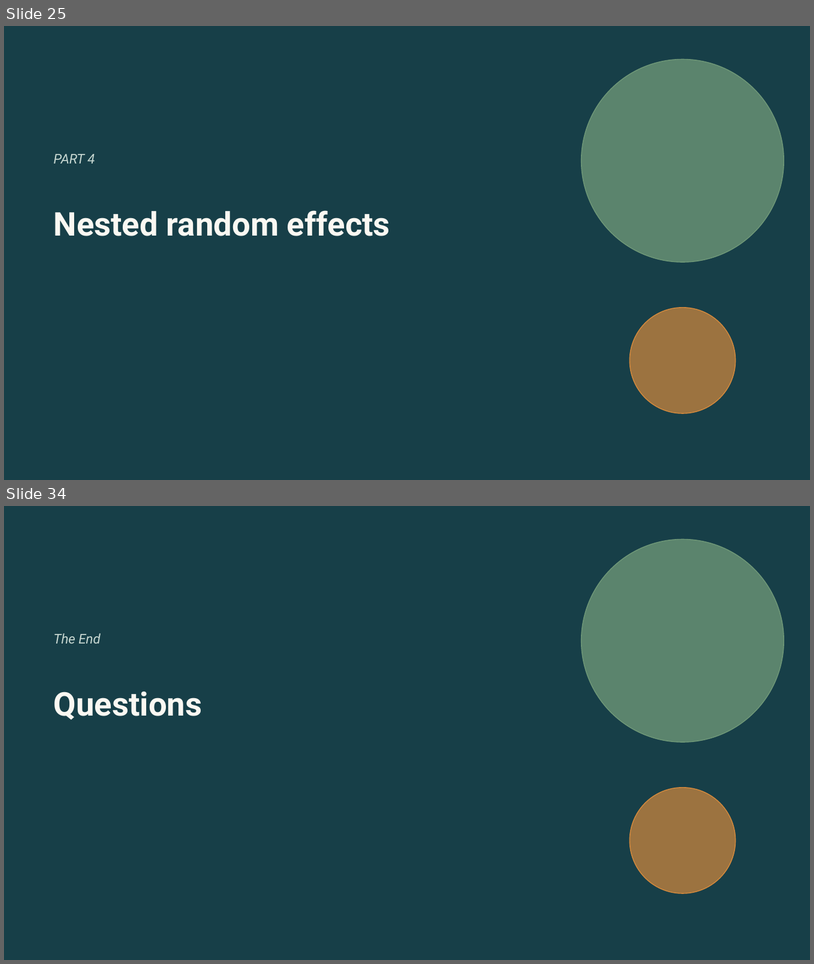
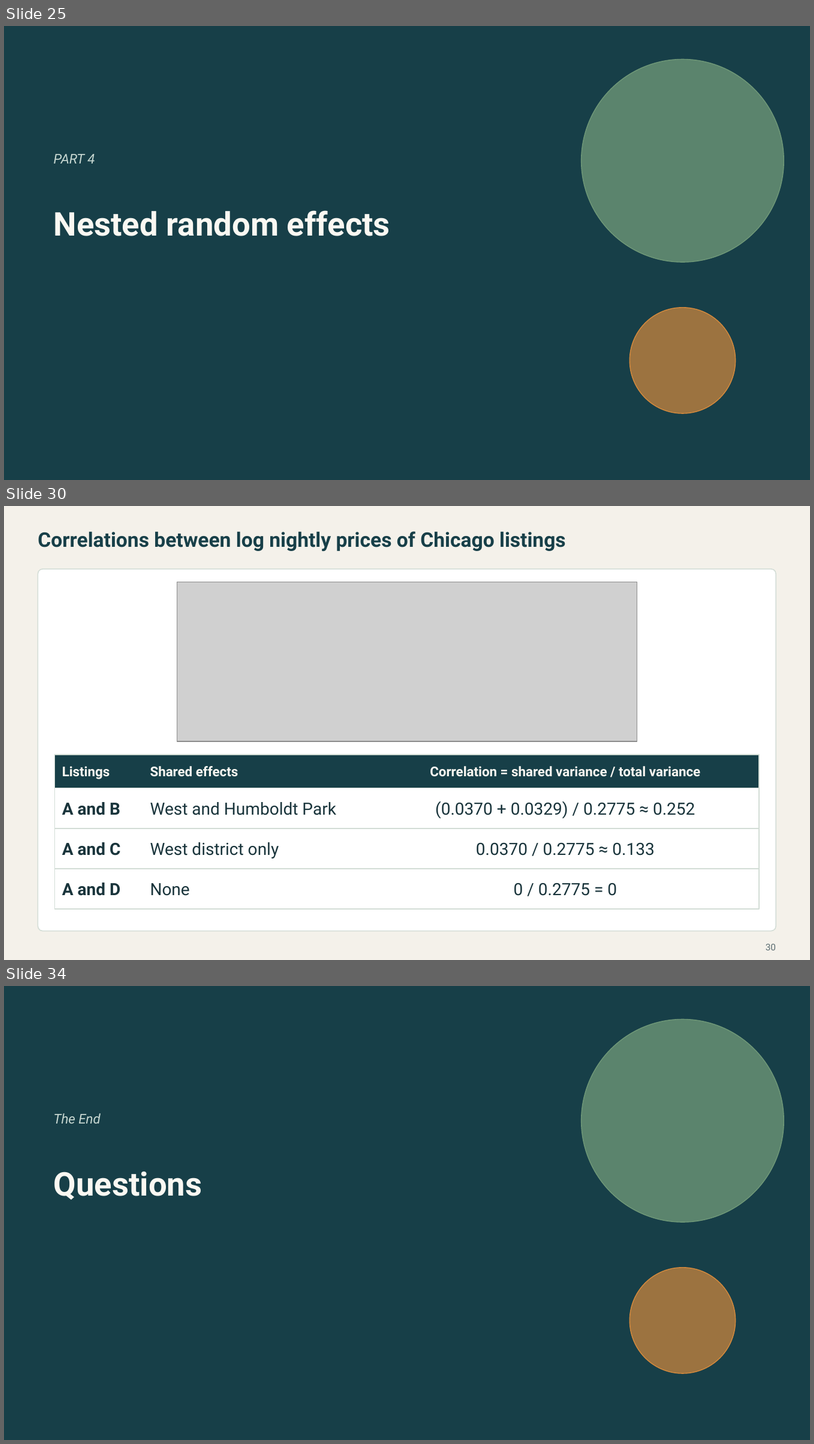
Before and after one commit to Postmus/BeyondMLR, a slide deck: lectures_2627/week3/Beyond_MLR_Week_3.pptx. Shown one above the other, each under a label of ours: slides 25 and 34 before the commit, slides 25, 30 and 34 after it; the slides between them are not shown. The pictures are 814x964 and 814x1444 pixels, drawn with LibreOffice and Linux fonts; fonts in the diff are those of the drawing; grey boxes stand for pictures. Boxes give left, top, right and bottom in pixels: in the first picture for what was removed or moved away, otherwise in the second. Text is boxed around its words. In the diff, an @@ line names an element or a change of style, - is before the commit and + after.

Commit message:
Focus Week 3 Airbnb labs and lecture on entire homes
Center capacity at four guests and compare four- and five-guest homes at WalkScores 85 and 91. Update the nested-model results and show neighborhood WalkScores by district.

```diff
--- a/lectures_2627/week3/Beyond_MLR_Week_3.pptx
+++ b/lectures_2627/week3/Beyond_MLR_Week_3.pptx
@@ slide 30 added at (4,506,810,960), background #F4F1EA @@
@@ text added at (38,531,566,551), 24 pt, text #173F48, bold @@
+Correlations between log nightly prices of Chicago listings
@@ rounded rectangle added at (38,569,777,931), fill #FFFFFF, outline #D3DDD6 1.1 pt @@
@@ picture added at (177,582,638,741) @@
@@ rectangle added at (55,754,759,788), fill #173F48, outline #D3DDD6 1.1 pt @@
@@ text added at (62,766,110,779), 16 pt, text #FAF8F2, bold @@
+Listings
@@ text added at (150,766,239,777), 16 pt, text #FAF8F2, bold @@
+Shared effects
@@ text added at (430,766,701,777), 16 pt, text #FAF8F2, bold @@
+Correlation = shared variance / total variance
@@ rectangle added at (55,788,759,828), fill #FFFFFF, outline #D3DDD6 1.1 pt @@
@@ text added at (62,802,120,815), 20 pt, text #19343B, bold @@
+A and B
@@ text added at (150,802,336,815), 20 pt, text #19343B @@
+West and Humboldt Park
@@ text added at (435,801,695,818), 20 pt, text #19343B @@
+(0.0370 + 0.0329) / 0.2775 ≈ 0.252
@@ rectangle added at (55,828,759,869), fill #FFFFFF, outline #D3DDD6 1.1 pt @@
@@ text added at (62,842,120,855), 20 pt, text #19343B, bold @@
+A and C
@@ text added at (150,842,279,858), 20 pt, text #19343B @@
+West district only
@@ text added at (476,842,654,855), 20 pt, text #19343B @@
+0.0370 / 0.2775 ≈ 0.133
@@ rectangle added at (55,868,759,909), fill #FFFFFF, outline #D3DDD6 1.1 pt @@
@@ text added at (62,882,120,895), 20 pt, text #19343B, bold @@
+A and D
@@ text added at (150,883,190,895), 20 pt, text #19343B @@
+None
@@ text added at (514,882,617,895), 20 pt, text #19343B @@
+0 / 0.2775 = 0
@@ page number added at (766,943,776,950), 11 pt, text #5C6E72 @@
+30
```
Also in this commit, not shown: 6 slides changed, 1 other slide added, 2 slides removed, 12 other files.
